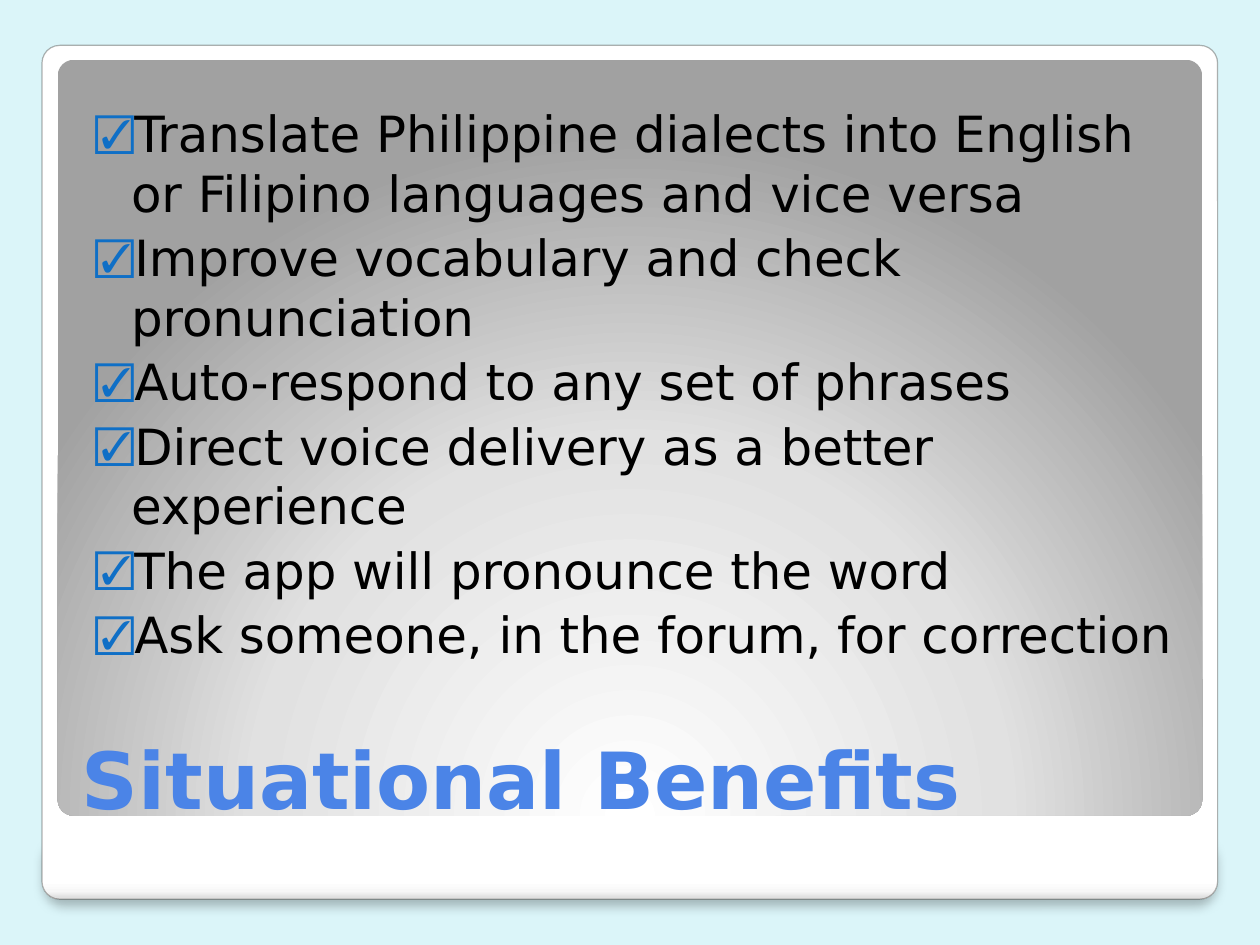
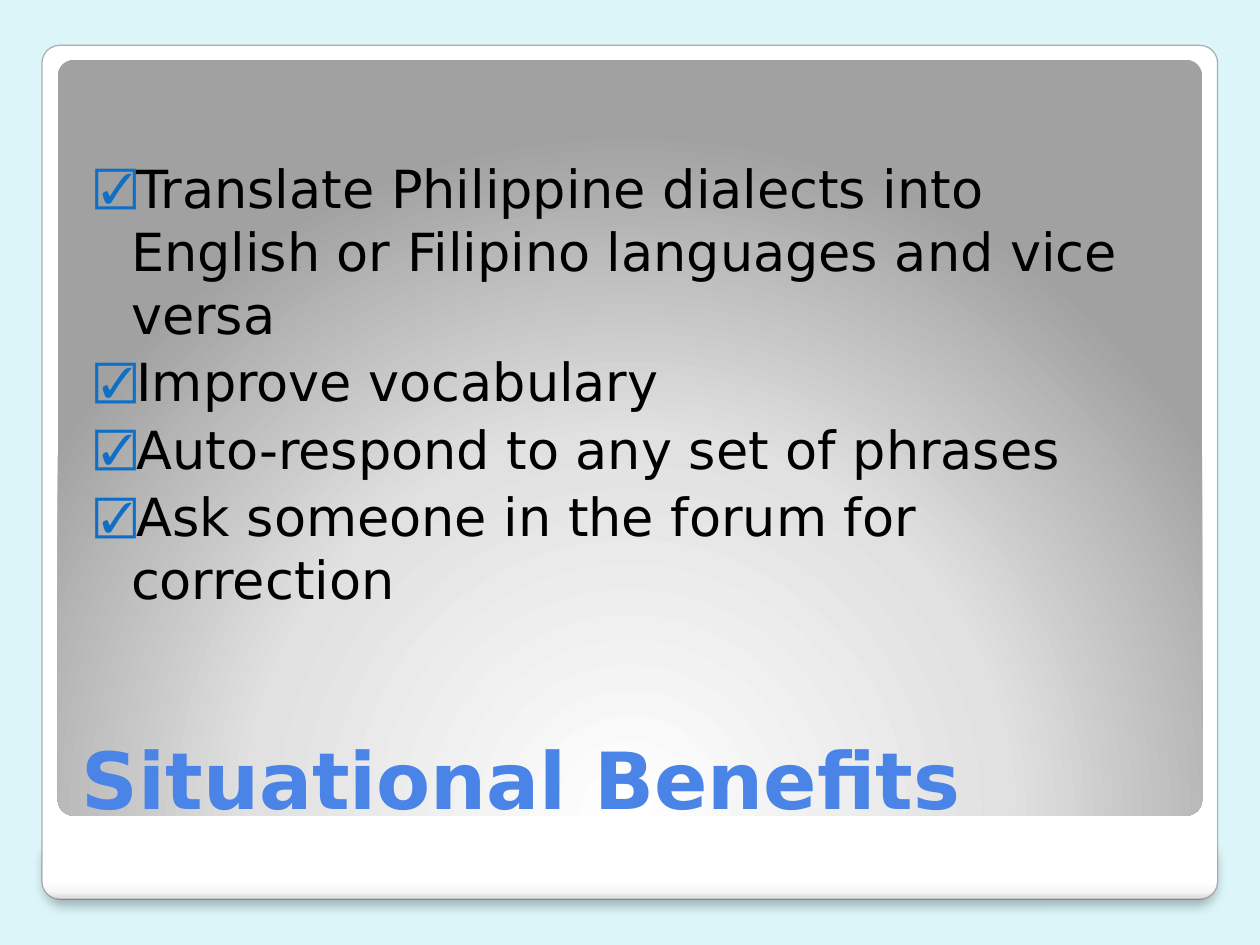
Before and after one commit to mlbelchez/Project---TENTREP, a slide deck: slide 9 of Presentation/PPT/Presentation 3.pptx. Drawn at 1260x945 pixels with LibreOffice and Linux fonts; fonts in the diff are those of the drawing. Boxes give left, top, right and bottom in pixels: in the first picture for what was removed or moved away, otherwise in the second. Text is boxed around its words. In the diff, an @@ line names an element or a change of style, - is before the commit and + after.

```diff
--- a/Presentation/PPT/Presentation 3.pptx
+++ b/Presentation/PPT/Presentation 3.pptx
@@ text at bbox=[131, 168, 1117, 480]: size 28.5 to 30 pt in "Translate Philippine dialects into English or Filipino ...", "Auto-respond to any set of phrases" @@
@@ text at bbox=[136, 361, 659, 412]: text changed; size 28.5 to 30 pt @@
-☑ Improve vocabulary and check pronunciation
+☑ Improve vocabulary
@@ text at bbox=[131, 496, 916, 600]: text changed; size 28.5 to 30 pt @@
-☑ Direct voice delivery as a better experience
-☑ The app will pronounce the word
-☑ Ask someone, in the forum, for correction
+☑ Ask someone in the forum for correction
```
Also in this commit, not shown: 2 other slides changed, 1 slide added.
